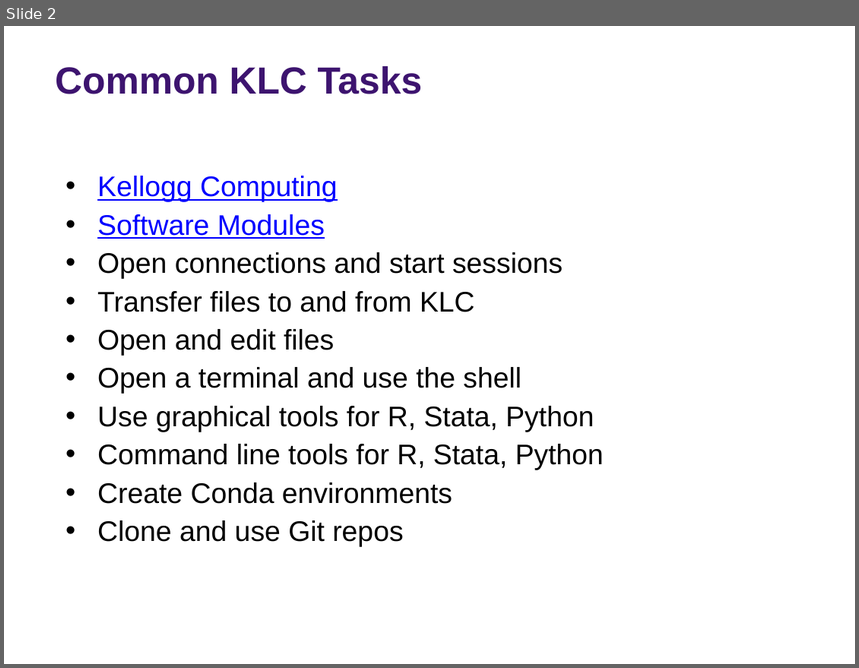
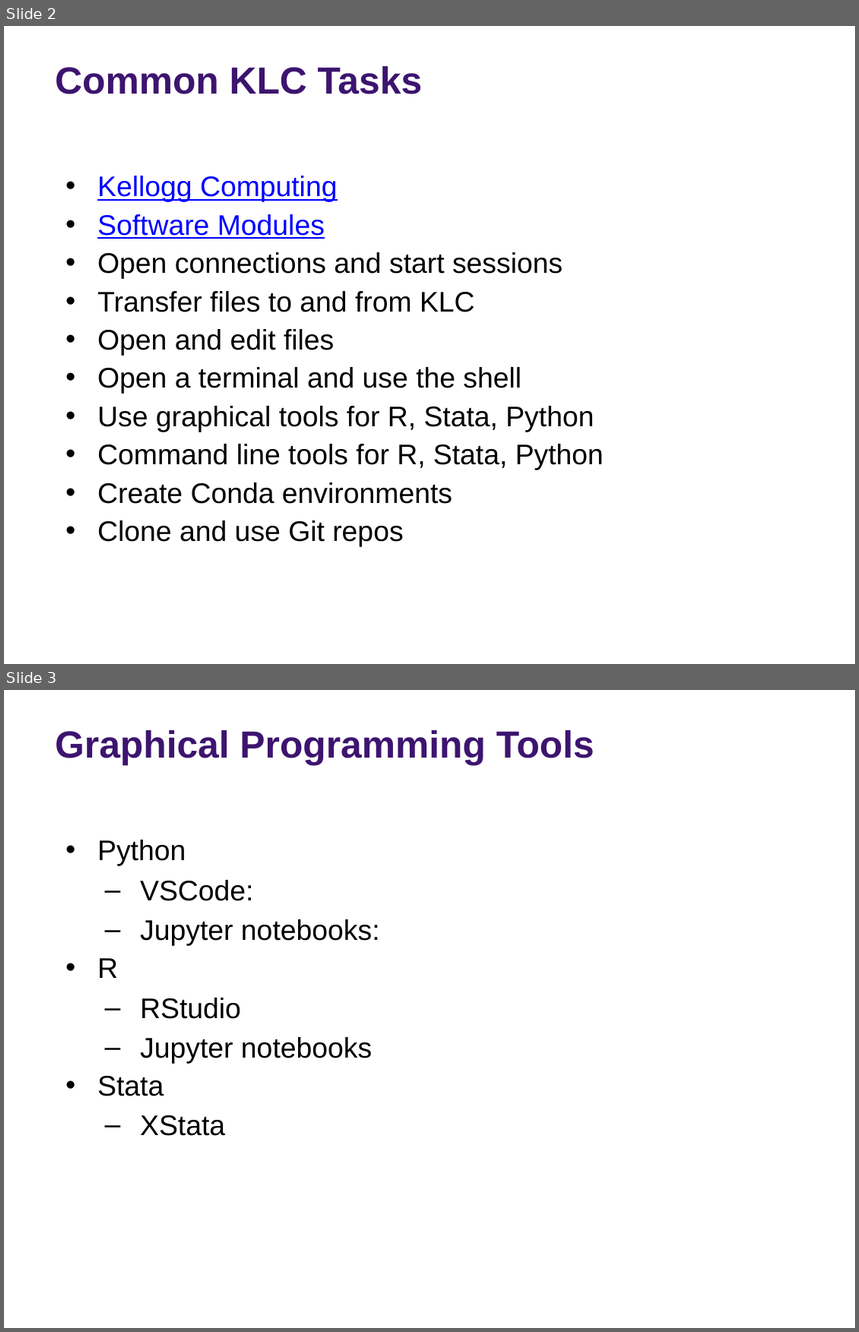
Before and after one commit to rs-kellogg/2023-phd-workshop, a slide deck: session-1/Session 1 - KLC Introduction.pptx. Shown one above the other, each under a label of ours: slide 2 before the commit, slides 2 and 3 after it. The pictures are 859x668 and 859x1332 pixels, drawn with LibreOffice and Linux fonts; fonts in the diff are those of the drawing; background and template pictures are left out. Boxes give left, top, right and bottom in pixels: in the first picture for what was removed or moved away, otherwise in the second. Text is boxed around its words. In the diff, an @@ line names an element or a change of style, - is before the commit and + after.

Commit message:
setting up python example

```diff
--- a/session-1/Session 1 - KLC Introduction.pptx
+++ b/session-1/Session 1 - KLC Introduction.pptx
@@ slide 3 added at (4, 690, 855, 1328), background picture (left out) @@
@@ title added at (55, 730, 595, 766), 32 pt, text #3D146F, bold @@
+Graphical Programming Tools
@@ text added at (97, 840, 380, 1136), 24 pt, text #000000 @@
+• Python
+  – VSCode:
+  – Jupyter notebooks:
+• R
+  – RStudio
+  – Jupyter notebooks
+• Stata
+  – XStata
@@ text added at (430, 1296, 813, 1328), 10 pt, text #FFFFFF @@
+Reproducibility Principles
```
Also in this commit, not shown: 9 other files.
